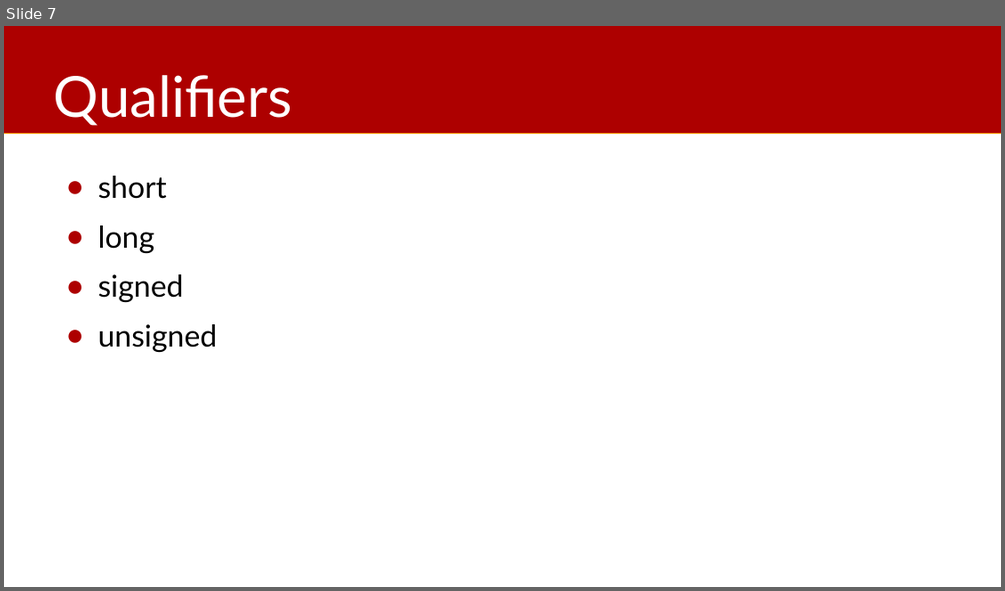
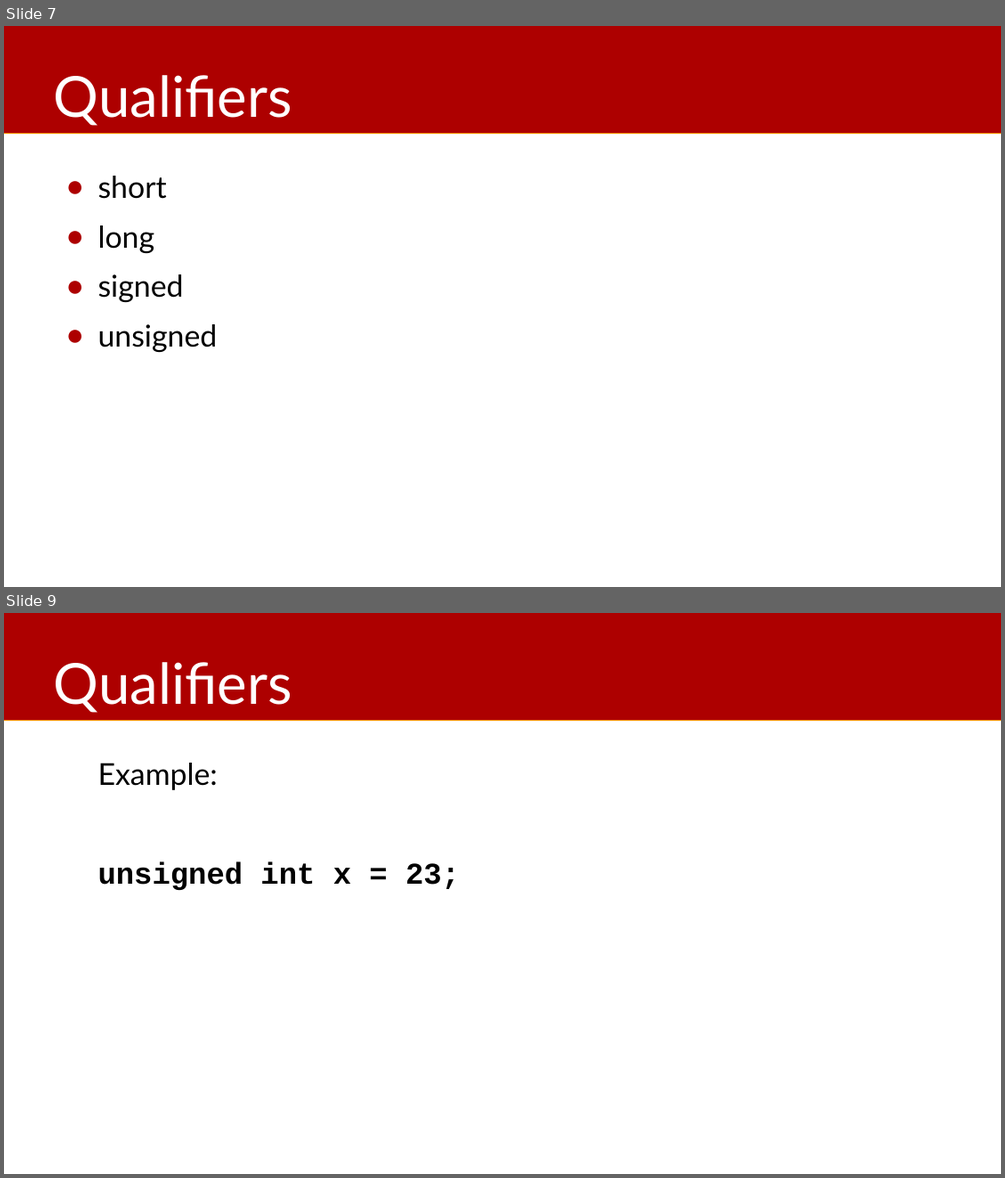
Before and after one commit to jagottsicher/myCTalkthroughs-priv, a slide deck: text/003-myCTalkthroughs-_t-data-types.odp. Shown one above the other, each under a label of ours: slide 7 before the commit, slides 7 and 9 after it; the slides between them are not shown. The pictures are 1005x591 and 1005x1178 pixels, drawn with LibreOffice and Linux fonts; fonts in the diff are those of the drawing. Boxes give left, top, right and bottom in pixels: in the first picture for what was removed or moved away, otherwise in the second. Text is boxed around its words. In the diff, an @@ line names an element or a change of style, - is before the commit and + after.

```diff
--- a/text/003-myCTalkthroughs-_t-data-types.odp
+++ b/text/003-myCTalkthroughs-_t-data-types.odp
@@ slide 9 added at box(4, 613, 1001, 1174), background #FFFFFF; not listed: 1 template element that a slide beside it also shows @@
@@ title added at box(54, 662, 292, 713), 45 pt, text #FFFFFF @@
+Qualifiers
@@ text added at box(98, 763, 460, 890), 24 pt, text #000000, bold @@
+Example:
+unsigned int x = 23;
```
Also in this commit, not shown: 5 slides changed, 4 other slides added, 5 other files.
